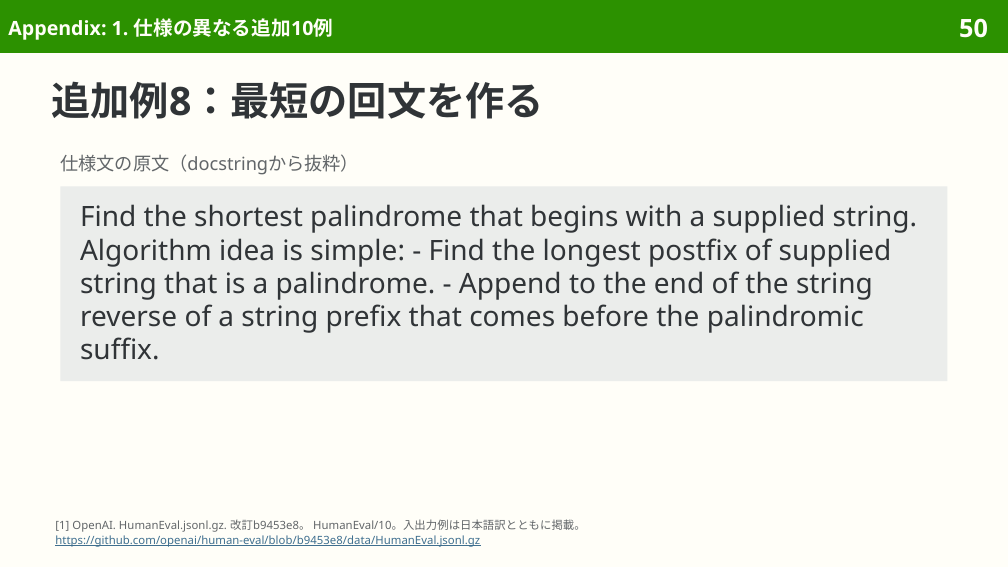
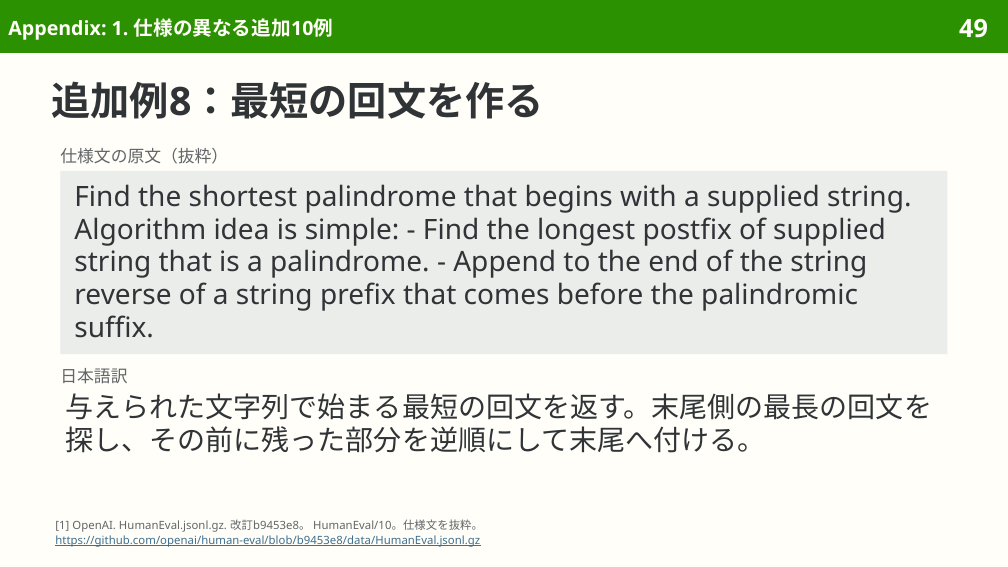
Before and after one commit to sasakiy84/datasets-in-10-minutes, a slide deck: slide 49 of slides/datasets-in-10-minutes-humaneval.pptx (slide 50 before the commit). Drawn at 1008x567 pixels with LibreOffice and Linux fonts; fonts in the diff are those of the drawing. Boxes give left, top, right and bottom in pixels: in the first picture for what was removed or moved away, otherwise in the second. Text is boxed around its words. In the diff, an @@ line names an element or a change of style, - is before the commit and + after.

Commit message:
slides(humaneval): refine Japanese wording and pair translations

```diff
--- a/slides/datasets-in-10-minutes-humaneval.pptx
+++ b/slides/datasets-in-10-minutes-humaneval.pptx
@@ page number at (959, 19, 988, 38): text changed @@
-50
+49
@@ text at (60, 148, 228, 164): text changed; size 13 to 12 pt @@
-仕様文の原文（docstringから抜粋）
+仕様文の原文（抜粋）
@@ rectangle "Find the shortest palindrome that ...": place and size @@
-rectangle "Find the shortest palindrome that ..." at (60, 186, 948, 381)
+rectangle "Find the shortest palindrome that ..." at (60, 170, 948, 354)
@@ rectangle "Find the shortest palindrome that ..." at (60, 170, 948, 354): line spacing 23.8pt to 23.4pt; vertical alignment middle to top @@
@@ text added at (60, 368, 127, 384), 12 pt, text #626669 @@
+日本語訳
@@ text added at (65, 393, 932, 453), 20 pt, text #303437 @@
+与えられた文字列で始まる最短の回文を返す。末尾側の最長の回文を探し、その前に残った部分を逆順にして末尾へ付ける。
@@ text at (55, 519, 483, 532): text changed @@
-[1] OpenAI. HumanEval.jsonl.gz. 改訂b9453e8。 HumanEval/10。入出力例は日本語訳とともに掲載。
+[1] OpenAI. HumanEval.jsonl.gz. 改訂b9453e8。 HumanEval/10。仕様文を抜粋。
```
Also in this commit, not shown: 28 other slides changed, 1 slide removed, 4 other files.
